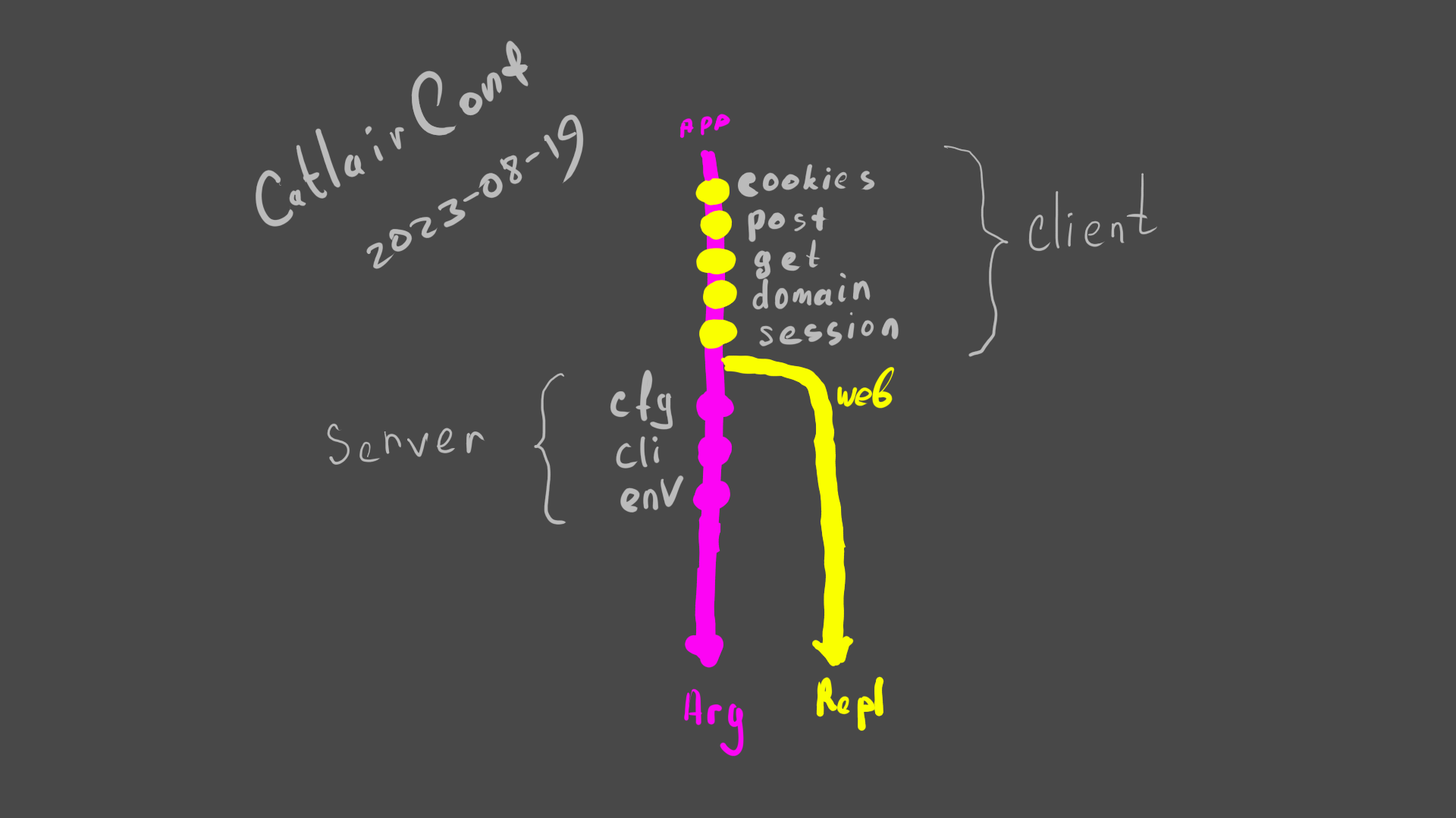
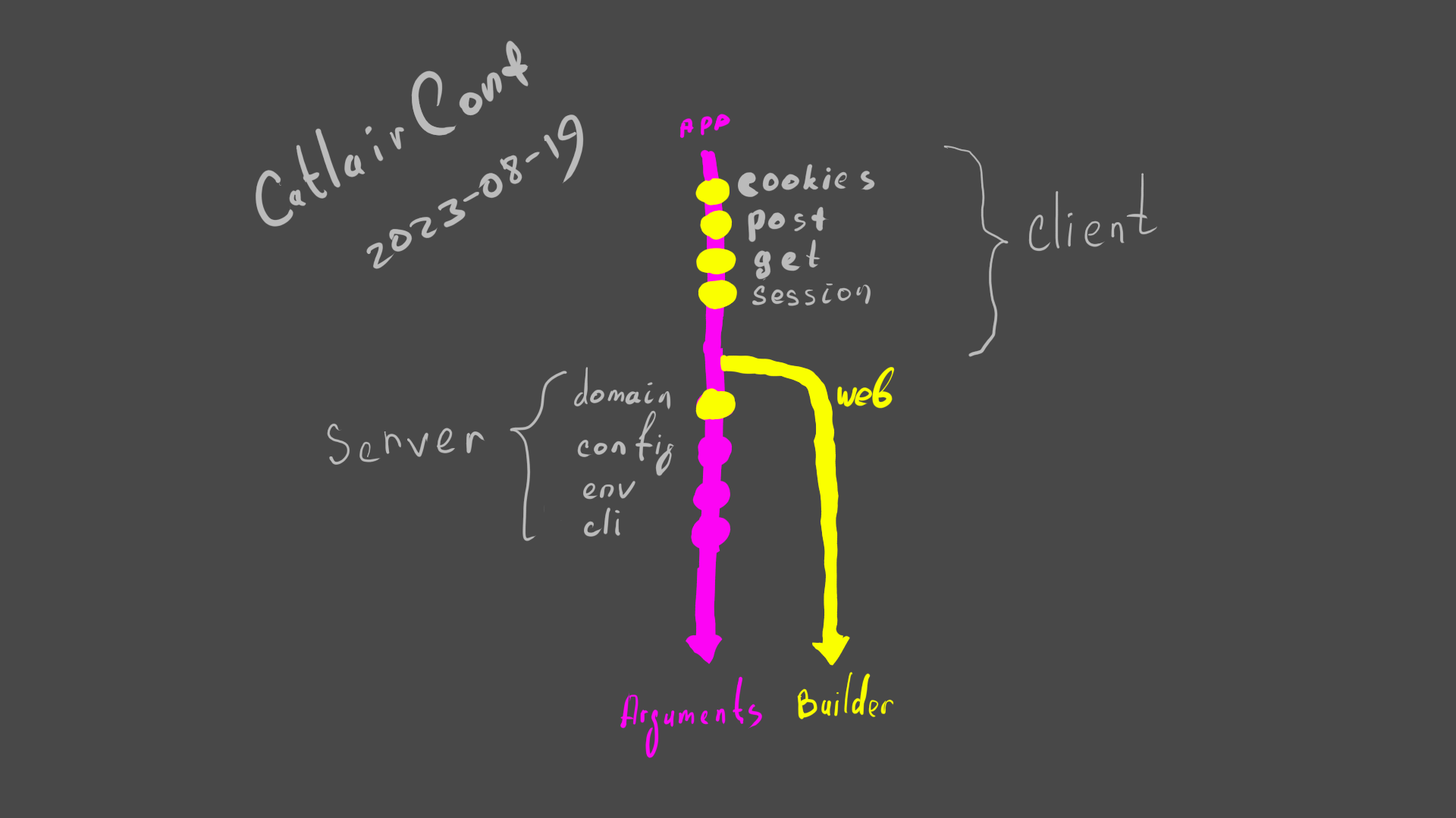
Layer changes from the first 1456 × 818 image to the second:
painted on "Layer 1" over (509, 272, 899, 759)
